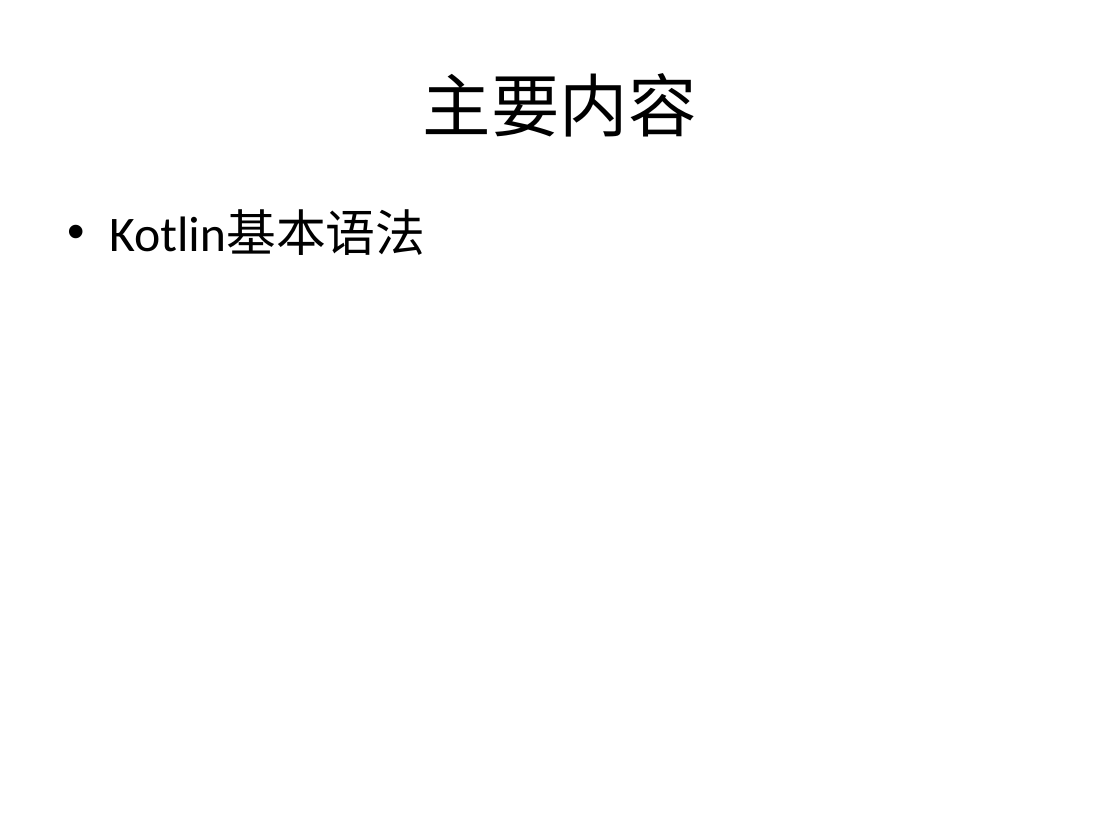
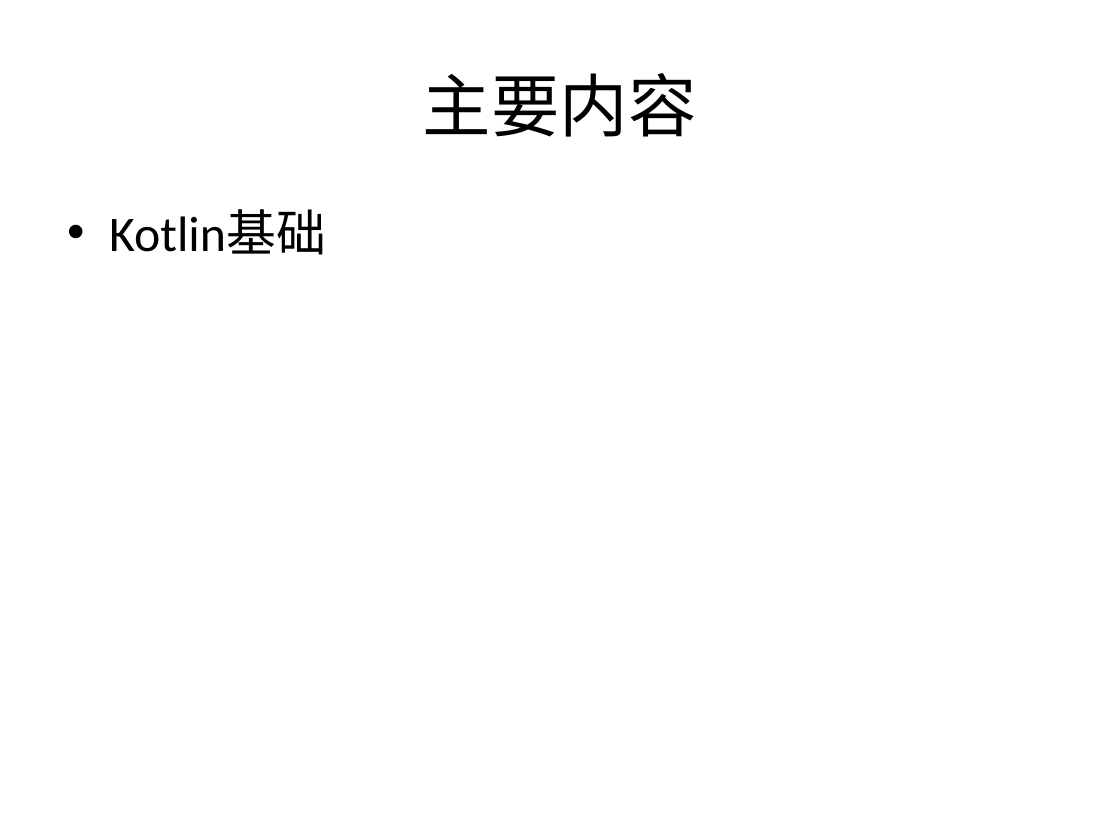
Before and after one commit to zxf2871/KotlinStudy, a slide deck: slide 2 of Kotlin初探.pptx. Drawn at 1120x840 pixels with LibreOffice and Linux fonts; fonts in the diff are those of the drawing. Boxes give left, top, right and bottom in pixels: in the first picture for what was removed or moved away, otherwise in the second. Text is boxed around its words. In the diff, an @@ line names an element or a change of style, - is before the commit and + after.

```diff
--- a/Kotlin初探.pptx
+++ b/Kotlin初探.pptx
@@ text at (109,210,326,255): text changed @@
-• Kotlin基本语法
+• Kotlin基础
```
Also in this commit, not shown: 24 other slides changed, 6 slides added, 5 slides removed, 6 other files.
